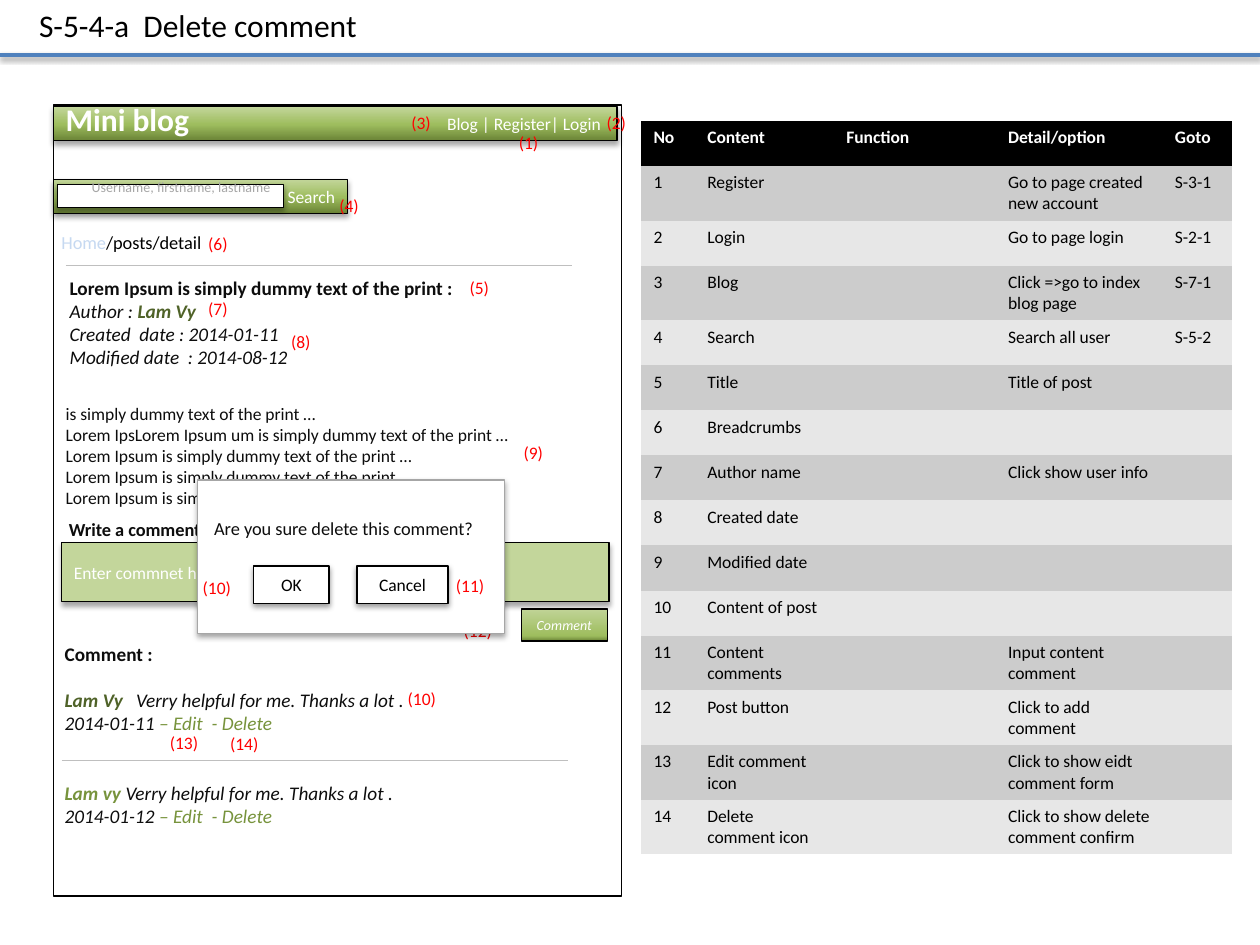
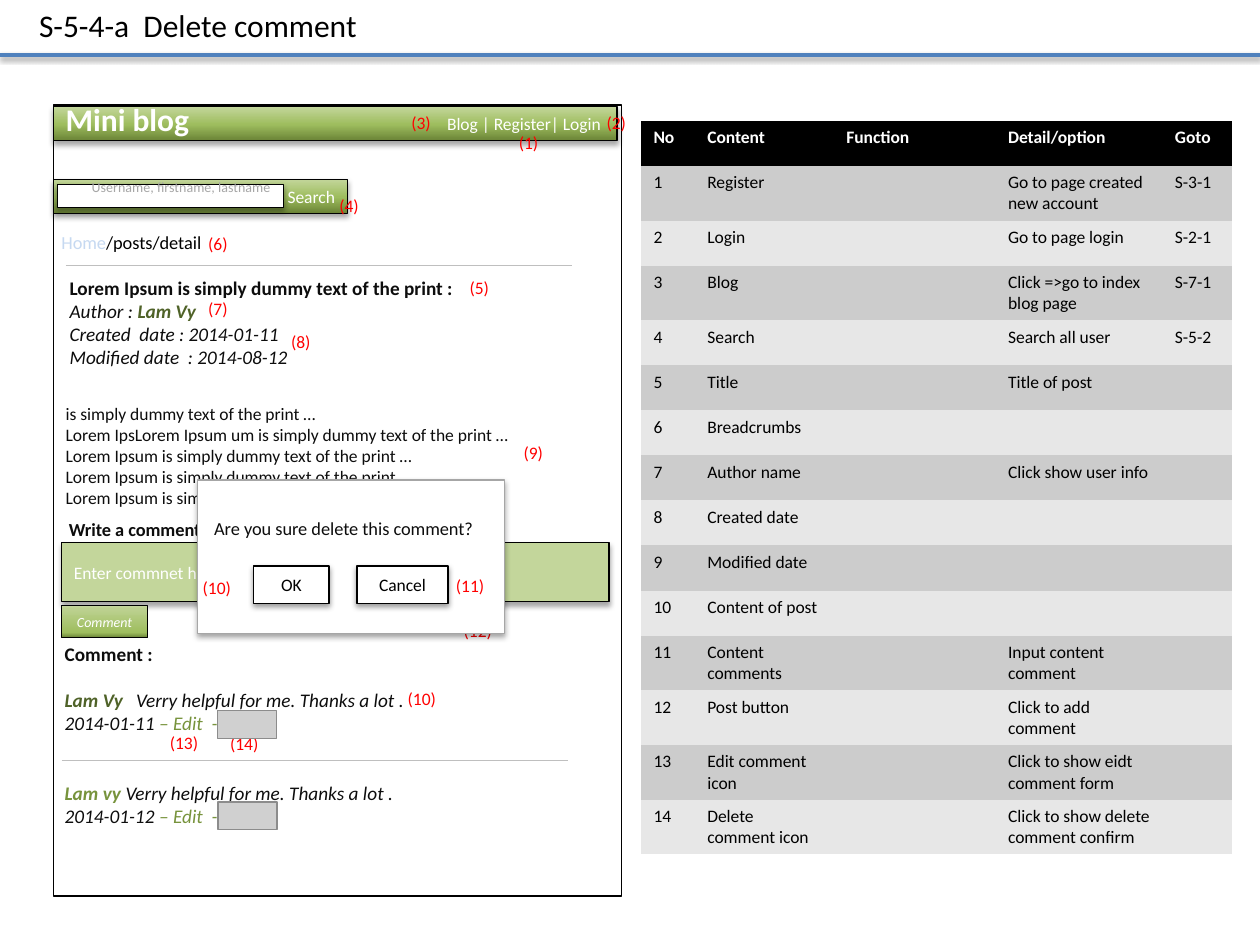
Before and after one commit to Mulodo-PHP-Training/miniblog-lam.vy, a slide deck: slide 17 of doc/frontend/wireframe/TRN-MiniBlog_WireframeDesign_LAMVY.pptx. Drawn at 1260x945 pixels with LibreOffice and Linux fonts; fonts in the diff are those of the drawing; grey boxes stand for pictures; background and template pictures are left out. Boxes give left, top, right and bottom in pixels: in the first picture for what was removed or moved away, otherwise in the second. Text is boxed around its words. In the diff, an @@ line names an element or a change of style, - is before the commit and + after.

```diff
--- a/doc/frontend/wireframe/TRN-MiniBlog_WireframeDesign_LAMVY.pptx
+++ b/doc/frontend/wireframe/TRN-MiniBlog_WireframeDesign_LAMVY.pptx
@@ rectangle "Comment": place and size @@
-rectangle "Comment" at box(522, 609, 607, 640)
+rectangle "Comment" at box(62, 606, 147, 638)
@@ picture added at box(217, 711, 276, 738) @@
@@ picture added at box(218, 803, 277, 830) @@
```
Also in this commit, not shown: 16 other slides changed.
